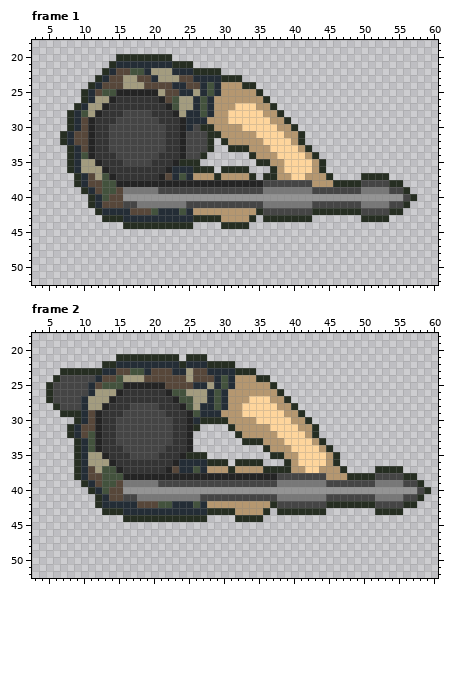
A pixel-art file gets an edit: Desenhos/PlayerMetralhadoura.aseprite. The first picture shows the starting point.
64x64 pixels, 4 frames. Colours within 5 levels of each other are drawn and written as one. Shown: frame 1: x 3..60, y 18..52; frame 2: x 3..60, y 18..52. The commit also changed other frames, which this record leaves out.
The same view after the edit:
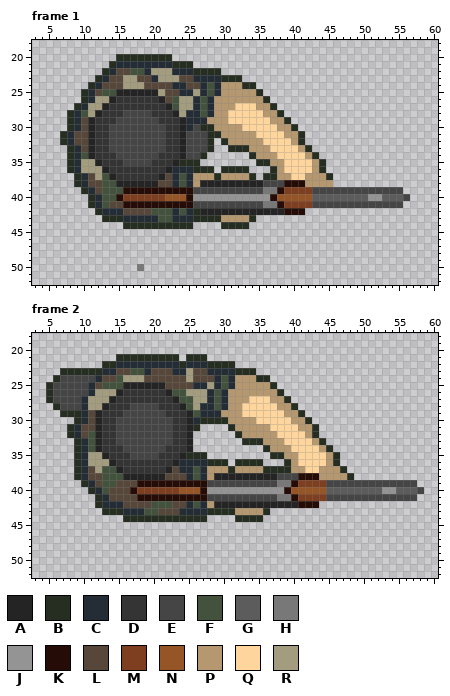
Palette (. is transparent): A #242424  B #262e22  C #242d36  D #343434  E #454545  F #43523d  G #5c5c5c  H #787878  J #949494  K #260c06  L #57473a  M #7e3f20  N #955527  P #b59770  Q #fed59c  R #a39c7f
Edits made:
Frame 1:
y 37: x 50..53 BBBB -> ....
y 38: x 21..26 AAAAAA -> LLCFCP; x 39..42 EEEE -> KKKP; x 46..55 BBBBEEEEBB -> ..........
y 39: x 15..25 LHHHHHEEEEE -> FKKKKKKKKKK; x 38..42 HHHHH -> KMMMM; x 50..53 HHHH -> EEEE; x 56 B -> .
y 40: x 14..25 LLJJJJJJJJJJ -> FKMMMMMMNNNK; x 37..50 JJJJJJJJJJJJJJ -> KNNNNNGGGGGGGG; x 53..55 JJJ -> GGG; x 57 B -> .
y 41: x 13 L -> F; x 16..25 EEHHHHHHHE -> KKKKKKKKKK; x 38..42 HHHHH -> KMMMM; x 50..53 HHHH -> EEEE; x 56 B -> .
y 42: x 16 C -> L; x 21..22 CC -> FF; x 26..55 PPPPPPPPPBEEEEEEEBBBBBBBEEEEBB -> BAAAAAAAAAAAAKKK..............
y 43: x 21..22 CC -> FF; x 36..42 BBBBBBB -> .......; x 50..53 BBBB -> ....
y 50: x 18 . -> H
Frame 2:
y 37: x 52..55 BBBB -> ....
y 38: x 22..28 AAAAAAA -> LLLCFCP; x 41..44 EEEE -> KKKP; x 49..57 BBBEEEEBB -> .........
y 39: x 16..27 HHHHHEEEEEEE -> LLKKKKKKKKKK; x 40..44 HHHHH -> KMMMM; x 52..55 HHHH -> EEEE; x 58 B -> .
y 40: x 16..27 JJJJJJJJJJJJ -> LKMMMMMMNNNK; x 39..52 JJJJJJJJJJJJJJ -> KNNNNNGGGGGGGG; x 55..57 JJJ -> GGG; x 59 B -> .
y 41: x 16..27 EEHHHHHHHHHE -> LLKKKKKKKKKK; x 40..44 HHHHH -> KMMMM; x 52..55 HHHH -> EEEE; x 58 B -> .
y 42: x 16..17 CC -> LL; x 20 L -> F; x 23..24 CC -> LL; x 29..57 PPPPPPPPBEEEEEEEBBBBBBBEEEEBB -> AAAAAAAAAAAAKKK..............
y 43: x 19..23 CCCCC -> FFLLL; x 38..44 BBBBBBB -> .......; x 52..55 BBBB -> ....
Boxes around the changes in both pictures, in picture pixels (x1, y1, x2, y2):
changed: (102, 173, 417, 222)
added: (137, 264, 144, 271)
changed: (123, 466, 431, 515)
